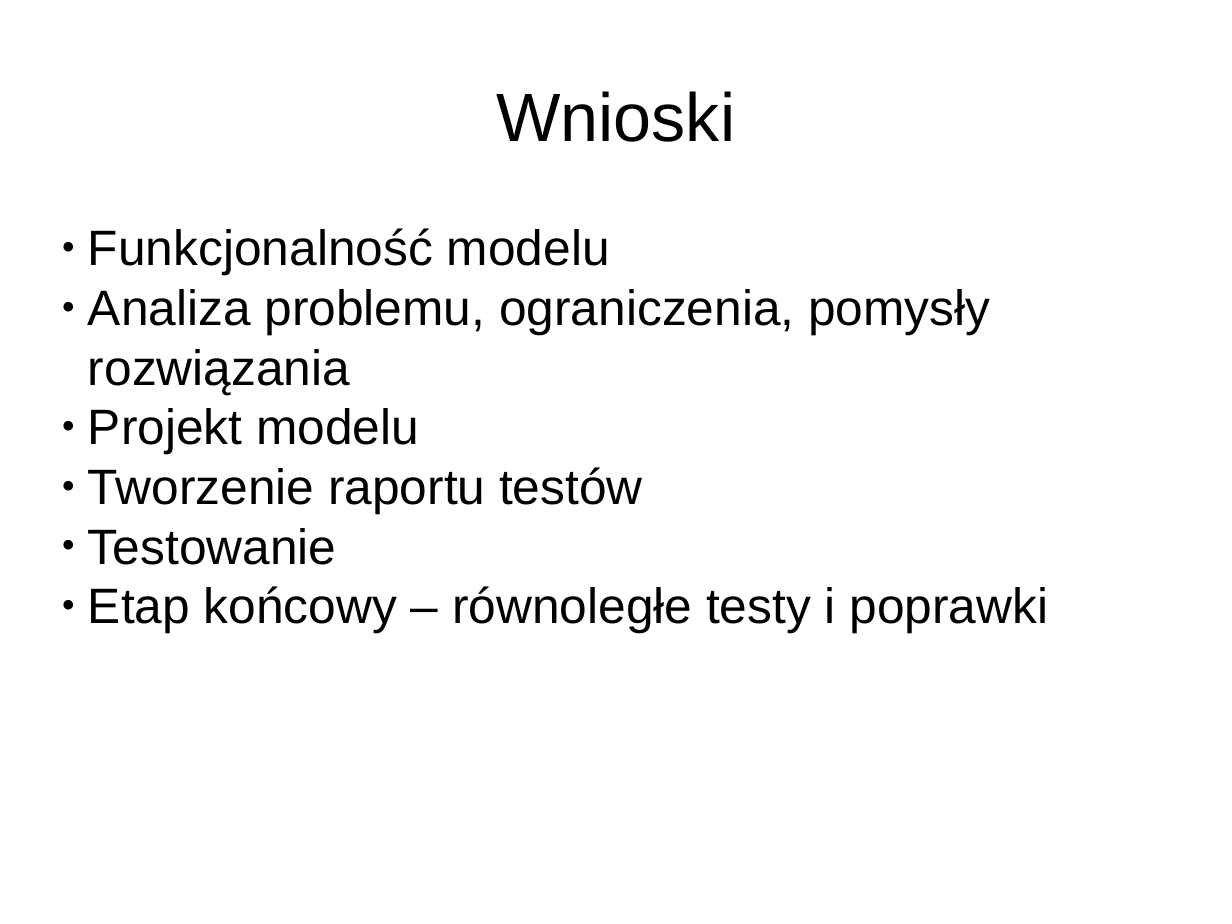
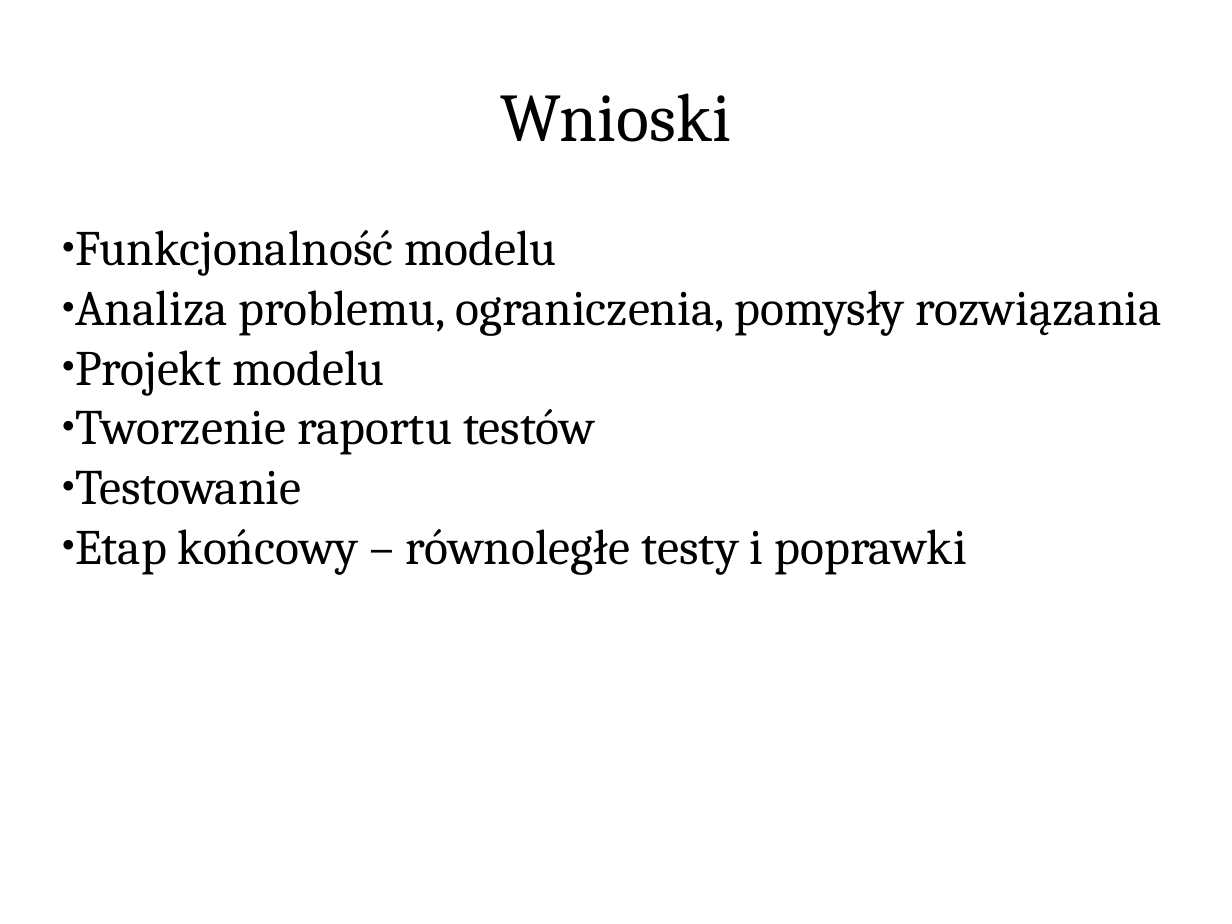
Before and after one commit to andrzejbro/APProject2_CarLights, a slide deck: slide 7 of car_lights.pptx. Drawn at 1232x924 pixels with LibreOffice and Linux fonts; fonts in the diff are those of the drawing; background and template pictures are left out. Boxes give left, top, right and bottom in pixels: in the first picture for what was removed or moved away, otherwise in the second. Text is boxed around its words. In the diff, an @@ line names an element or a change of style, - is before the commit and + after.

```diff
--- a/car_lights.pptx
+++ b/car_lights.pptx
@@ text "Wnioski" at (501,93,731,142): font Arial to Cambria @@
@@ text "Funkcjonalność modelu" at (75,230,1162,575): font Arial to Cambria @@
```
Also in this commit, not shown: 6 other slides changed, 2 other files.
